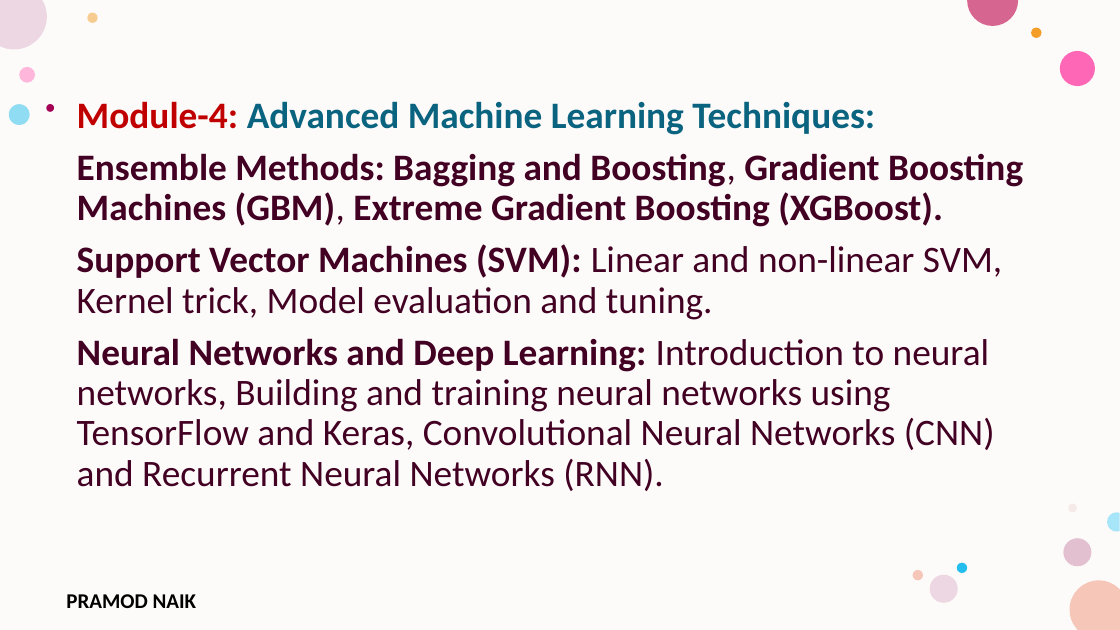
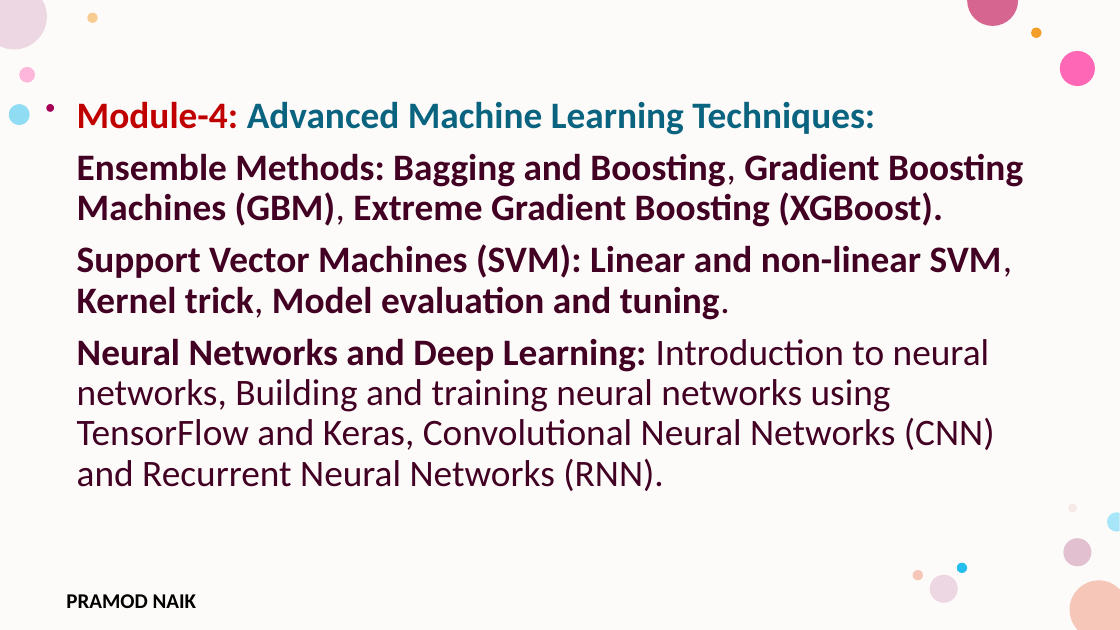
Before and after one commit to PRAMODNAIK-DEV/MCA-2nd-Sem-ML-Data-Analytics-Shridevi-College, a slide deck: slide 60 of Theory Class-Notes/Unit-4 Advanced Machine Learning Techniques.pptx (slide 32 before the commit). Drawn at 1120x630 pixels with LibreOffice and Linux fonts; fonts in the diff are those of the drawing; background and template pictures are left out. Boxes give left, top, right and bottom in pixels: in the first picture for what was removed or moved away, otherwise in the second. Text is boxed around its words. In the diff, an @@ line names an element or a change of style, - is before the commit and + after.

```diff
--- a/Theory Class-Notes/Unit-4 Advanced Machine Learning Techniques.pptx
+++ b/Theory Class-Notes/Unit-4 Advanced Machine Learning Techniques.pptx
@@ text at [77, 244, 1013, 320]: bold on in "Linear and non-linear SVM, Kernel trick, Model ..." @@
```
Also in this commit, not shown: 1 other slide changed, 25 slides added, 1 other file.
